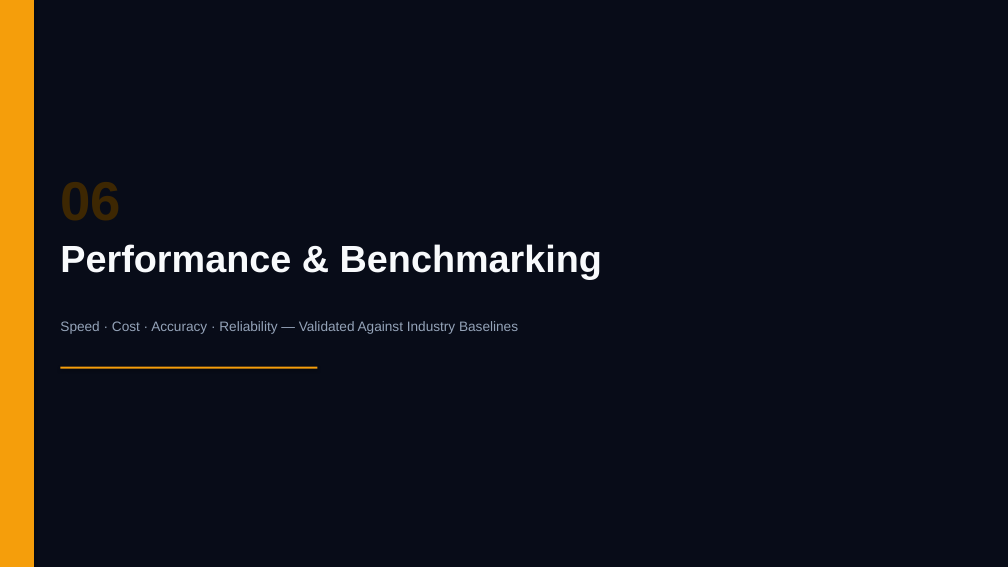
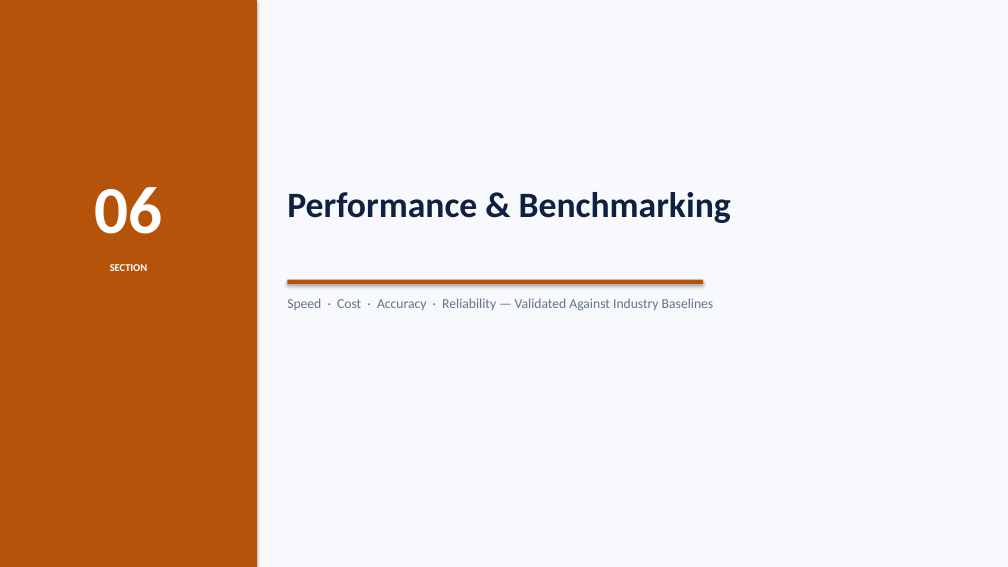
Before and after one commit to SagarTrimukhe/ai-investment-research-assistant, a slide deck: slide 15 of CAPSTONE_PROJECT_PRESENTATION.pptx. Drawn at 1008x567 pixels with LibreOffice and Linux fonts; fonts in the diff are those of the drawing. Boxes give left, top, right and bottom in pixels: in the first picture for what was removed or moved away, otherwise in the second. Text is boxed around its words. In the diff, an @@ line names an element or a change of style, - is before the commit and + after.

Commit message:
design: retheme to professional light mode — white canvas, navy headings, clean corporate accents

```diff
--- a/CAPSTONE_PROJECT_PRESENTATION.pptx
+++ b/CAPSTONE_PROJECT_PRESENTATION.pptx
@@ rectangle at [0,0,1008,567]: fill #080C18 to #F7F9FC @@
@@ rectangle: place and size @@
-rectangle at [0,0,34,567]
+rectangle at [0,0,257,567]
@@ rectangle at [0,0,257,567]: fill #F59E0B to #B45309 @@
@@ text added at [94,187,162,234], 64 pt, text #FFFFFF, bold @@
+06
@@ text "Performance & Benchmarking": place and size @@
-text "Performance & Benchmarking" at [60,244,602,279]
+text "Performance & Benchmarking" at [287,192,731,223]
@@ text "Performance & Benchmarking" at [287,192,731,223]: size 36 to 34 pt, font Arial to Calibri, text colour #F8FAFC to #0F2040 @@
@@ text added at [110,264,147,271], 10 pt, text #FFFFFF, bold @@
+SECTION
@@ text "Speed · Cost · Accuracy ...": place and size @@
-text "Speed · Cost · Accuracy ..." at [60,321,518,334]
+text "Speed · Cost · Accuracy ..." at [287,298,714,311]
@@ text "Speed · Cost · Accuracy ..." at [287,298,714,311]: font Arial to Calibri, text colour #94A3B8 to #64748B @@
@@ rectangle at [287,280,703,284]: fill #F59E0B to #B45309 @@
@@ rectangle: place and size @@
-rectangle at [60,367,318,369]
+rectangle at [287,280,703,284]
```
Also in this commit, not shown: 17 other slides changed.
